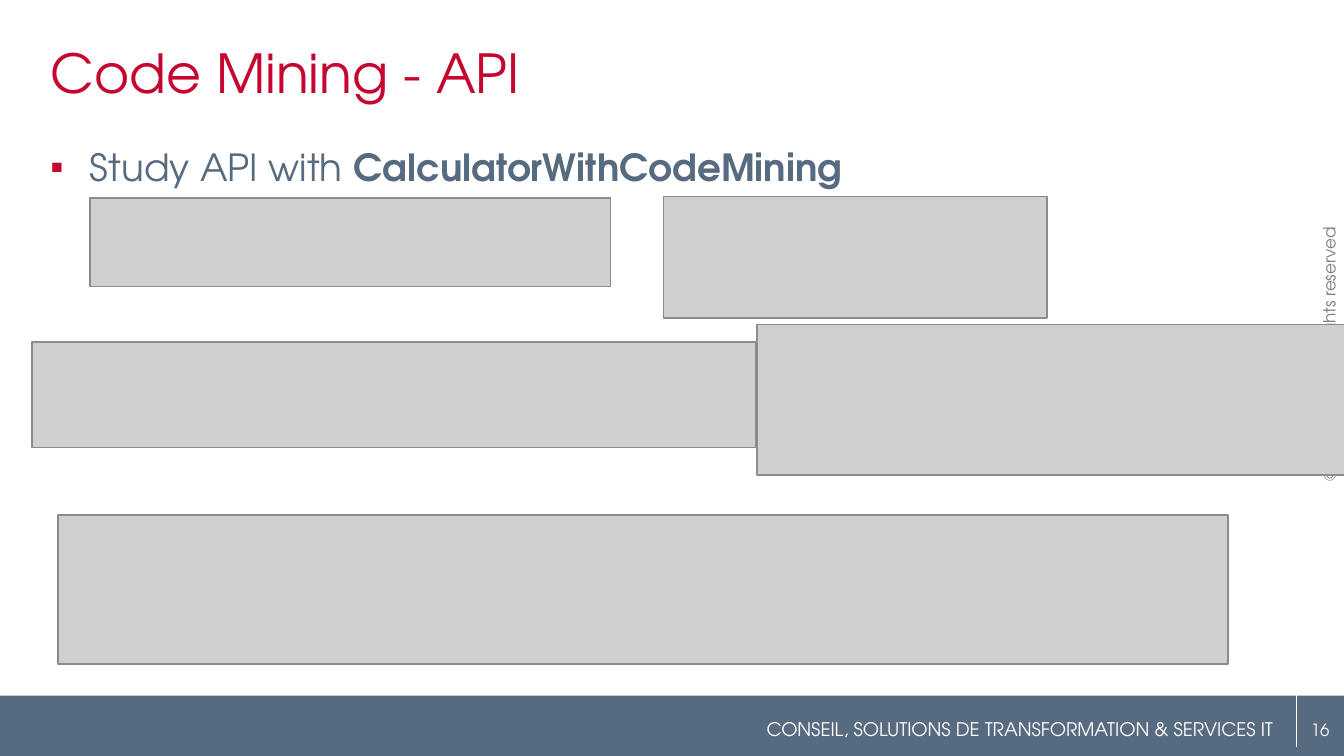
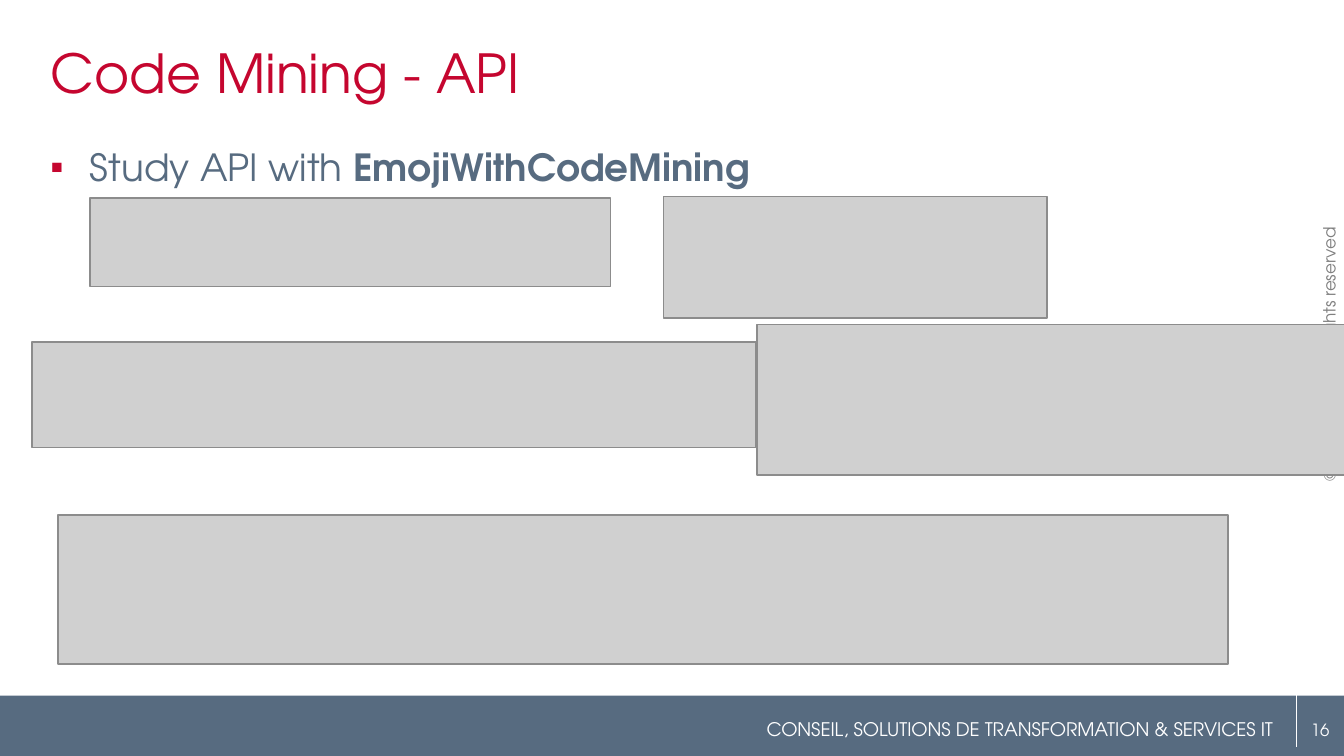
Before and after one commit to angelozerr/EclipseConFrance2018, a slide deck: slide 16 of EclipseConFrance2018_CodeMining.pptx. Drawn at 1344x756 pixels with LibreOffice and Linux fonts; fonts in the diff are those of the drawing; grey boxes stand for pictures; background and template pictures are left out. Boxes give left, top, right and bottom in pixels: in the first picture for what was removed or moved away, otherwise in the second. Text is boxed around its words. In the diff, an @@ line names an element or a change of style, - is before the commit and + after.

Commit message:
Add emoji demo

```diff
--- a/EclipseConFrance2018_CodeMining.pptx
+++ b/EclipseConFrance2018_CodeMining.pptx
@@ text at [90, 152, 749, 198]: text changed @@
-▪ Study API with CalculatorWithCodeMining
+▪ Study API with EmojiWithCodeMining
```
Also in this commit, not shown: 2 other slides changed, 1 slide added.
